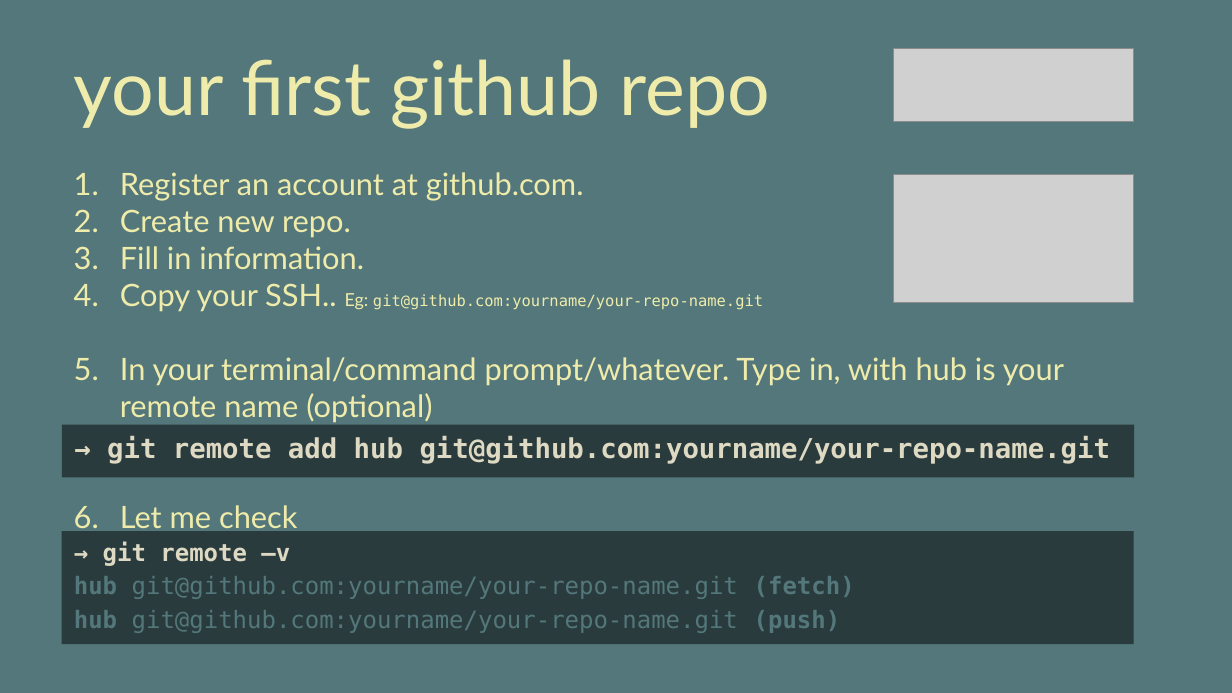
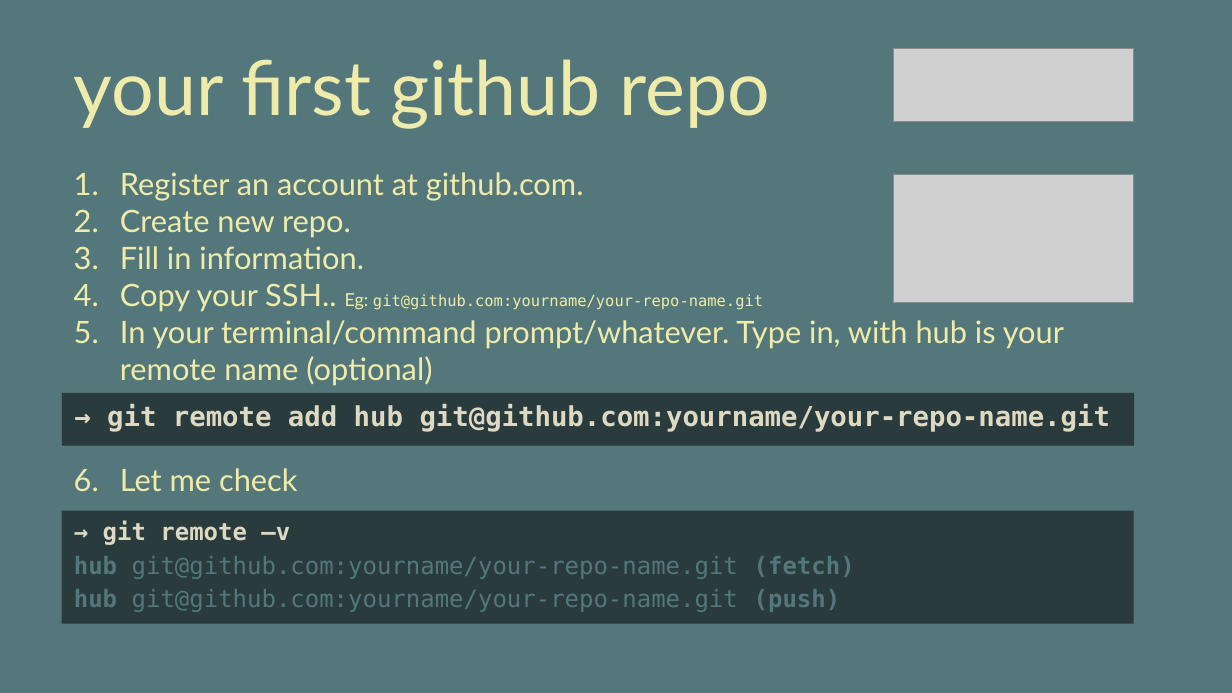
Before and after one commit to vinhnx/Git-for-beginners, a slide deck: slide 22 of git-beginner.pptx. Drawn at 1232x693 pixels with LibreOffice and Linux fonts; fonts in the diff are those of the drawing; grey boxes stand for pictures. Boxes give left, top, right and bottom in pixels: in the first picture for what was removed or moved away, otherwise in the second. Text is boxed around its words. In the diff, an @@ line names an element or a change of style, - is before the commit and + after.

```diff
--- a/git-beginner.pptx
+++ b/git-beginner.pptx
@@ text "Register an account at github.com." rewrapped from <box>120,172,1064,534</box> to <box>120,172,1064,491</box> @@
@@ rectangle "→ git remote add hub ...": place and size @@
-rectangle "→ git remote add hub ..." at <box>62,425,1133,478</box>
+rectangle "→ git remote add hub ..." at <box>62,393,1133,446</box>
@@ rectangle "→ git remote –v": place and size @@
-rectangle "→ git remote –v" at <box>62,531,1133,644</box>
+rectangle "→ git remote –v" at <box>62,511,1133,625</box>
```
Also in this commit, not shown: 9 other slides changed, 1 slide added, 1 other file.
